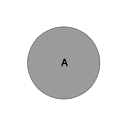
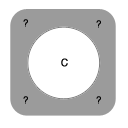
Layered file, before and after one edit (128 × 128). Changes by layer:
renamed "A" to "C", painted on it over left=61, top=58, right=68, bottom=67
added layer "? copy 2" above "? copy" over left=23, top=96, right=28, bottom=104
added layer "? copy" above "? copy 3" over left=23, top=19, right=28, bottom=27
added layer "? copy 3" above "?" over left=96, top=20, right=101, bottom=28
added layer "?" above "Shape 1" over left=96, top=96, right=101, bottom=104
added layer "Shape 1" above "A" over left=10, top=9, right=116, bottom=116
hid "Layer 4" over left=27, top=26, right=101, bottom=100
